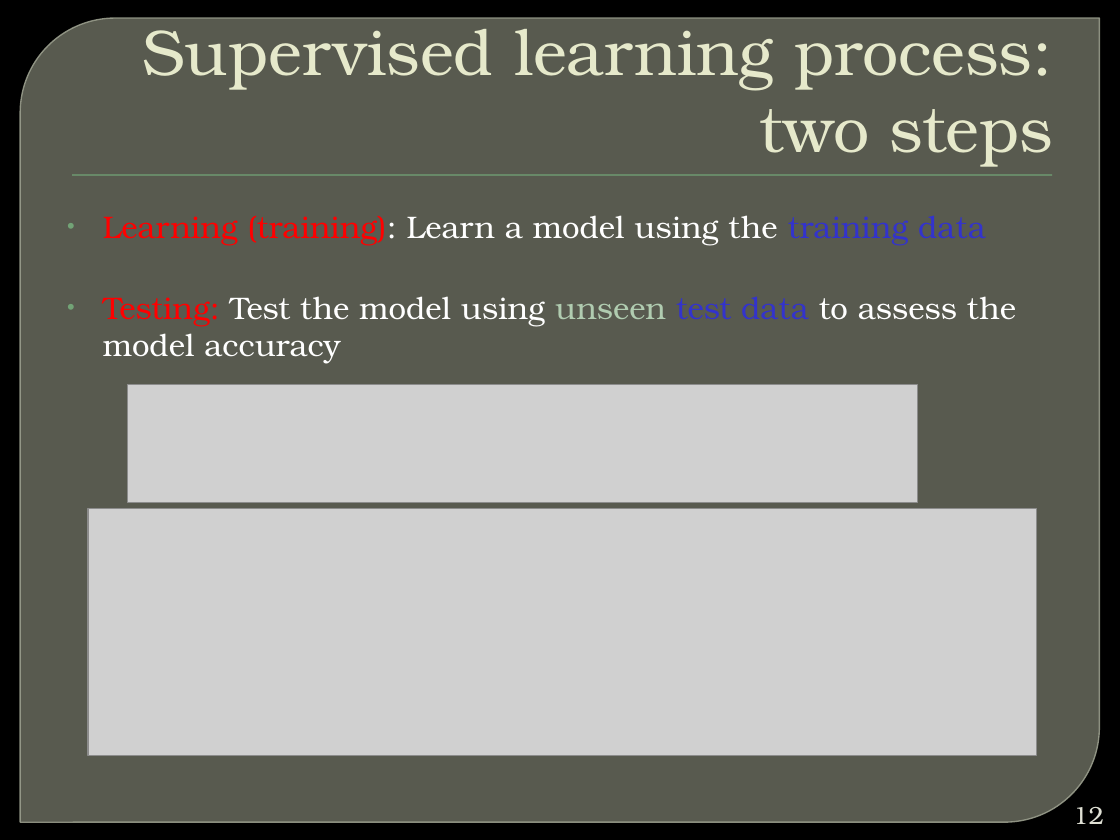
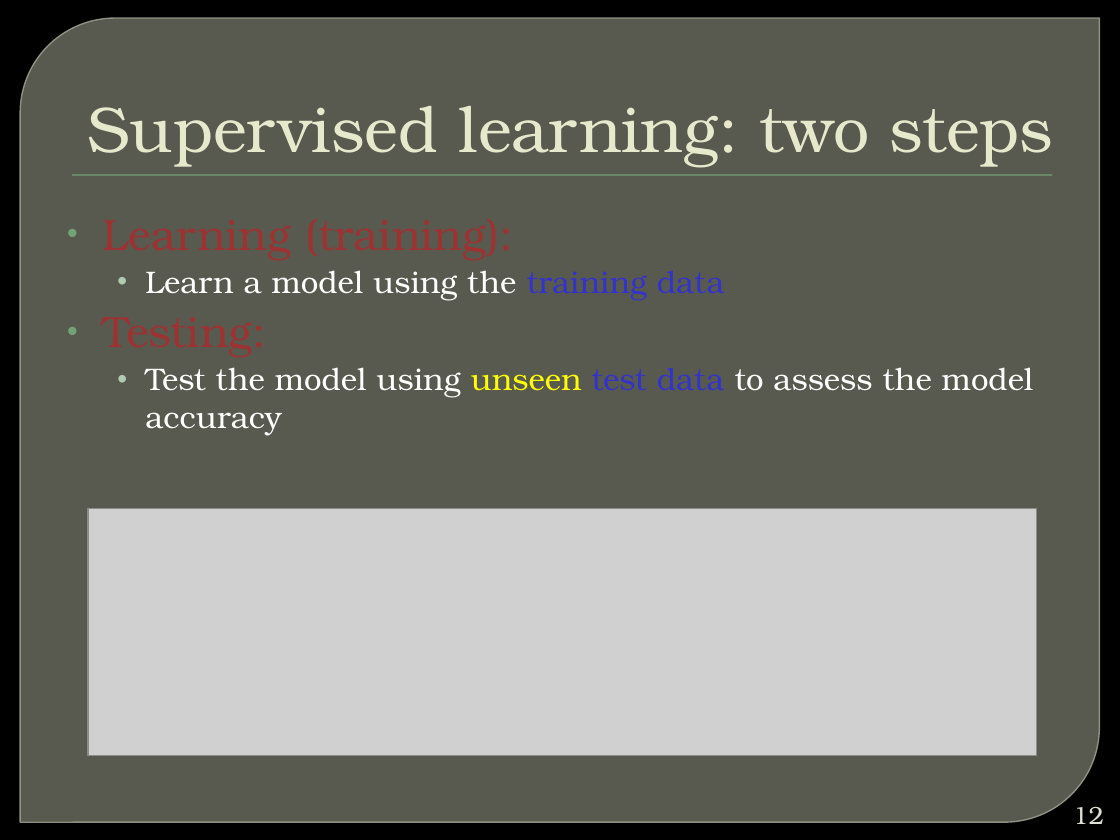
Before and after one commit to winteram/BIA660-2013S, a slide deck: slide 12 of course_docs/20130423/MLclassification.pptx. Drawn at 1120x840 pixels with LibreOffice and Linux fonts; fonts in the diff are those of the drawing; grey boxes stand for pictures; background and template pictures are left out. Boxes give left, top, right and bottom in pixels: in the first picture for what was removed or moved away, otherwise in the second. Text is boxed around its words. In the diff, an @@ line names an element or a change of style, - is before the commit and + after.

```diff
--- a/course_docs/20130423/MLclassification.pptx
+++ b/course_docs/20130423/MLclassification.pptx
@@ title at box(87, 106, 1053, 168): text changed @@
-Supervised learning process: two steps
+Supervised learning: two steps
@@ text at box(145, 270, 1034, 436): text changed @@
-• Learning (training): Learn a model using the training data
-• Testing: Test the model using unseen test data to assess the model accuracy
+• Learning (training):
+  • Learn a model using the training data
+• Testing:
+  • Test the model using unseen test data to assess the model accuracy
@@ picture removed at box(128, 385, 917, 503) @@
```
Also in this commit, not shown: 38 other slides changed, 22 slides added, 7 slides removed.
